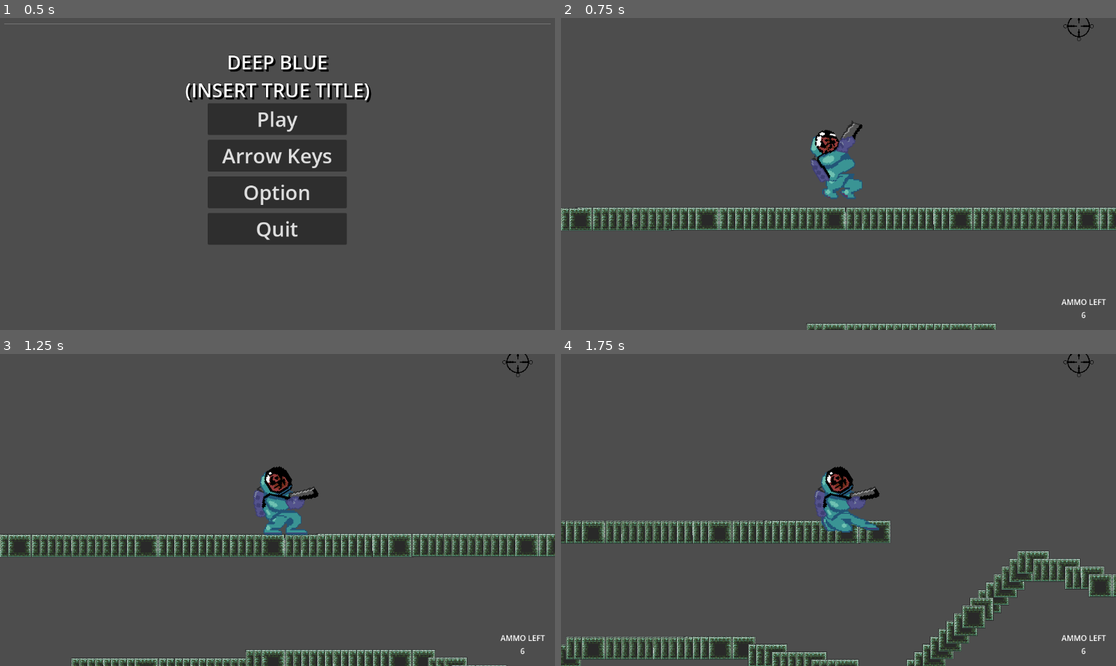
Above: before the commit, frames 1-4 (two rows, left to right).
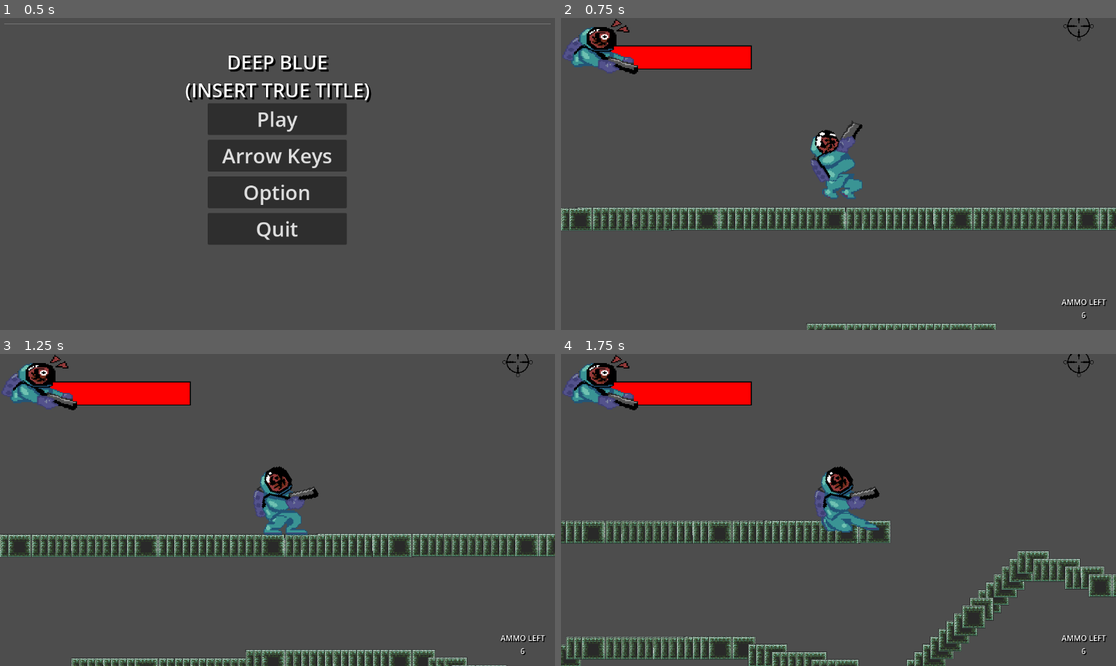
Above: after the commit, the same moments.

Repository: Mana-cott/GJJ-2025
Game: Godot game, scene res://scenes/menu.tscn
Same seed, same stepped clock (60 frames per second), same inputs: the game is played once before the commit and once after it. The engine's default icon, where the game draws it, is replaced by a stand-in: a white triangle on a blue panel in a dark square.
Inputs (mouse positions are in pixels of both pictures, inside the frame that each line leads up to):
- Up to frame 1 (0.5 s): no input
- Up to frame 2 (0.75 s): click "Play" at 0.5 s
- Up to frame 3 (1.25 s): no input
- Up to frame 4 (1.75 s): move the mouse to (960, 494) at 1.27 s; hold D (move_right) from 1.28 s (still down); tap S (crouch) at 1.35 s; tap Space (jump) at 1.52 s

Frame 1 is identical in both runs. In frame 2, 3.1% of the frame differs, in the area x 0-99%, y 0-97%; in frame 3, 3.1%; in frame 4, 3.1%.

Commit message:
add pseudo heathbar

Diff:
--- a/globalgamejambubbles/scenes/hud.gd
+++ b/globalgamejambubbles/scenes/hud.gd
@@ -2,10 +2,16 @@
 
 @onready var ammo_left = $MarginContainer/HBoxContainer/VBoxContainer/ammo_Left
 @onready var nb_bullet_left = $MarginContainer/HBoxContainer/VBoxContainer/bullet_Left
+@onready var health_bar = $HP
+
+
+var health_bar_max
 
 # Called when the node enters the scene tree for the first time.
 func _ready() -> void:
-	pass # Replace with function body.
+	health_bar_max = health_bar.get_size()
+	print(health_bar.get_size().x)
+
 
 
 # Called every frame. 'delta' is the elapsed time since the previous frame.
@@ -19,3 +25,7 @@
 	else:
 		ammo_left.set("theme_override_colors/font_color",Color(1.0,1.0,1.0,1.0))
 		nb_bullet_left.set("theme_override_colors/font_color",Color(1.0,1.0,1.0,1.0))
+
+#just change the health bar
+func change_life_bar(health:float):
+	health_bar.set_size(Vector2(health,health_bar.get_size().y))
--- a/globalgamejambubbles/scenes/hud.tscn
+++ b/globalgamejambubbles/scenes/hud.tscn
@@ -1,6 +1,9 @@
-[gd_scene load_steps=2 format=3 uid="uid://cry5y32md5mej"]
+[gd_scene load_steps=4 format=3 uid="uid://cry5y32md5mej"]
 
 [ext_resource type="Script" path="res://scenes/hud.gd" id="1_mnmga"]
+[ext_resource type="Texture2D" uid="uid://fivsn240eesv" path="res://assets/sprites/head.png" id="2_152j0"]
+
+[sub_resource type="FontVariation" id="FontVariation_xjxuq"]
 
 [node name="HUD" type="CanvasLayer"]
 script = ExtResource("1_mnmga")
@@ -26,9 +29,46 @@
 
 [node name="ammo_Left" type="Label" parent="MarginContainer/HBoxContainer/VBoxContainer"]
 layout_mode = 2
+theme_override_colors/font_shadow_color = Color(0, 0, 0, 1)
+theme_override_constants/shadow_offset_x = 2
+theme_override_constants/shadow_offset_y = 2
+theme_override_constants/outline_size = 2
+theme_override_fonts/font = SubResource("FontVariation_xjxuq")
 text = "AMMO LEFT"
 
 [node name="bullet_Left" type="Label" parent="MarginContainer/HBoxContainer/VBoxContainer"]
 layout_mode = 2
+theme_override_colors/font_shadow_color = Color(0, 0, 0, 1)
+theme_override_constants/shadow_offset_x = 2
+theme_override_constants/shadow_offset_y = 2
+theme_override_constants/outline_size = 2
+theme_override_fonts/font = SubResource("FontVariation_xjxuq")
 text = "6"
 horizontal_alignment = 1
+
+[node name="ColorRect" type="ColorRect" parent="."]
+custom_minimum_size = Vector2(300, 50)
+layout_direction = 2
+offset_left = 94.0
+offset_top = 57.0
+offset_right = 396.0
+offset_bottom = 107.0
+size_flags_vertical = 8
+color = Color(0, 0, 0, 1)
+
+[node name="HP" type="ColorRect" parent="."]
+custom_minimum_size = Vector2(0, 46)
+layout_direction = 2
+offset_left = 94.0
+offset_top = 59.0
+offset_right = 394.0
+offset_bottom = 105.0
+size_flags_vertical = 8
+color = Color(1, 0, 0, 1)
+
+[node name="TextureRect" type="TextureRect" parent="."]
+custom_minimum_size = Vector2(200, 170)
+offset_right = 1112.0
+offset_bottom = 608.0
+scale = Vector2(0.146462, 0.195417)
+texture = ExtResource("2_152j0")
--- a/globalgamejambubbles/scenes/player.tscn
+++ b/globalgamejambubbles/scenes/player.tscn
@@ -431,15 +431,16 @@
 [node name="reload_message" type="Label" parent="."]
 visible = false
 offset_left = -30.0
-offset_top = -57.0
+offset_top = -50.0
 offset_right = 33.0
-offset_bottom = -34.0
+offset_bottom = -27.0
 size_flags_horizontal = 4
 theme_override_colors/font_shadow_color = Color(0, 0, 0, 1)
 theme_override_colors/font_outline_color = Color(0, 0, 0, 1)
 theme_override_constants/shadow_offset_x = 3
 theme_override_constants/shadow_offset_y = 1
 theme_override_constants/outline_size = 1
+theme_override_font_sizes/font_size = 12
 text = "RELOAD"
 horizontal_alignment = 1
 metadata/_edit_use_anchors_ = true
Binary file added: globalgamejambubbles/assets/sprites/head.png
Not shown, added: globalgamejambubbles/assets/sprites/head.png.import
